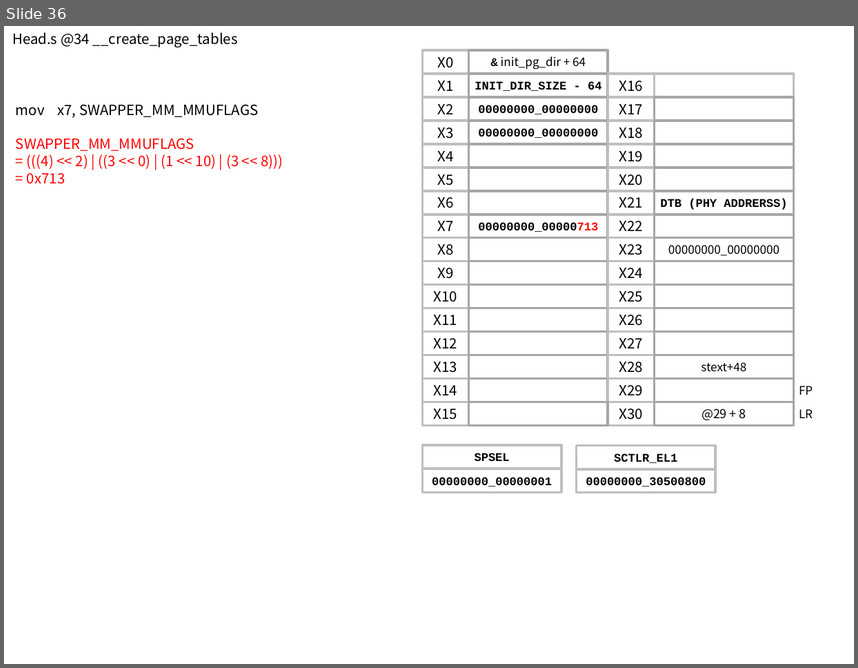
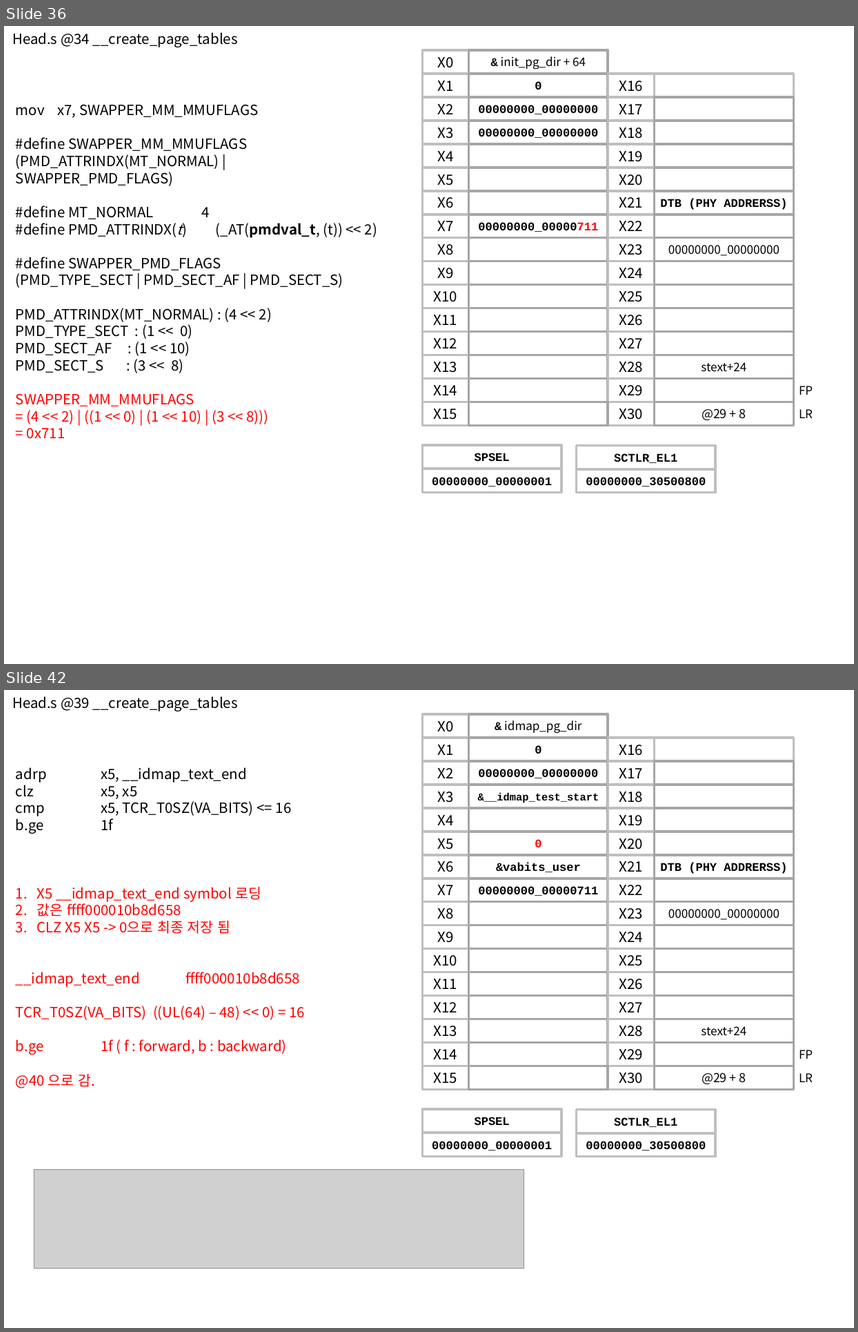
Before and after one commit to iamroot16a/study, a slide deck: 분석자료/head.S/head.s.pptx. Shown one above the other, each under a label of ours: slide 36 before the commit, slides 36 and 42 after it; the slides between them are not shown. The pictures are 858x668 and 858x1332 pixels, drawn with LibreOffice and Linux fonts; fonts in the diff are those of the drawing; grey boxes stand for pictures. Boxes give left, top, right and bottom in pixels: in the first picture for what was removed or moved away, otherwise in the second. Text is boxed around its words. In the diff, an @@ line names an element or a change of style, - is before the commit and + after.

Commit message:
[07주차.수정] 전반부 분석 내용 저장

```diff
--- a/분석자료/head.S/head.s.pptx
+++ b/분석자료/head.S/head.s.pptx
@@ slide 42 added at <box>4,690,854,1328</box>, background #FFFFFF @@
@@ text added at <box>12,696,238,711</box>, 12 pt, text #000000 @@
+Head.s @39 __create_page_tables
@@ text added at <box>16,767,305,1054</box>, 12 pt, text #FF0000 @@
+adrp x5, __idmap_text_end
+clz x5, x5
+cmp x5, TCR_T0SZ(VA_BITS) <= 16
+b.ge 1f
+1. X5 __idmap_text_end symbol 로딩
+2. 값은 ffff000010b8d658
+3. CLZ X5 X5 -> 0으로 최종 저장 됨
+__idmap_text_end ffff000010b8d658
+TCR_T0SZ(VA_BITS) ((UL(64) – 48) << 0) = 16
+b.ge 1f ( f : forward, b : backward)
+@40 으로 감.
@@ group added at <box>422,715,813,1090</box>: 62 rectangles, 2 texts @@
+X0
+& idmap_pg_dir
+X1
+0
+X2
+00000000_00000000
+X3
+&__idmap_test_start
+X4
+X5
+0
+X6
+&vabits_user
+X7
+00000000_00000711
+X8
+X9
+X10
+X11
+X12
+X13
+X14
+X16
+X17
+X18
+X19
+X20
+X21
+DTB (PHY ADDRERSS)
+X22
+X23
+00000000_00000000
+X24
+X25
+X26
+X27
+X28
+stext+24
+X29
+X30
+@29 + 8
+X15
+FP
+LR
@@ rectangle added at <box>422,1109,562,1133</box>, outline #BFBFBF 2 pt, 10 pt, text #000000, bold @@
+SPSEL
@@ rectangle added at <box>576,1109,715,1133</box>, outline #BFBFBF 2 pt, 10 pt, text #000000, bold @@
+SCTLR_EL1
@@ rectangle added at <box>422,1133,562,1156</box>, outline #BFBFBF 2 pt, 10 pt, text #000000, bold @@
+00000000_00000001
@@ rectangle added at <box>576,1133,715,1156</box>, outline #BFBFBF 2 pt, 10 pt, text #000000, bold @@
+00000000_30500800
@@ picture added at <box>34,1170,524,1268</box> @@
@@ slide 36 changed as well @@
@@ text in rectangle at <box>535,81,542,89</box>: text changed @@
-INIT_DIR_SIZE - 64
+0
@@ text at <box>16,137,377,373</box>: paragraphs added @@
+#define SWAPPER_MM_MMUFLAGS
+(PMD_ATTRINDX(MT_NORMAL) | SWAPPER_PMD_FLAGS)
+#define MT_NORMAL 4
+#define PMD_ATTRINDX(t) (_AT(pmdval_t, (t)) << 2)
+#define SWAPPER_PMD_FLAGS
+(PMD_TYPE_SECT | PMD_SECT_AF | PMD_SECT_S)
+PMD_ATTRINDX(MT_NORMAL) : (4 << 2)
+PMD_TYPE_SECT : (1 << 0)
+PMD_SECT_AF : (1 << 10)
+PMD_SECT_S : (3 << 8)
@@ text in rectangle at <box>478,222,598,232</box>: text changed @@
-00000000_00000713
+00000000_00000711
@@ text in rectangle at <box>701,362,746,372</box>: text changed @@
-stext+48
+stext+24
@@ text at <box>27,410,269,439</box>: text changed @@
-= (((4) << 2) | ((3 << 0) | (1 << 10) | (3 << 8)))
-= 0x713
+= (4 << 2) | ((1 << 0) | (1 << 10) | (3 << 8)))
+= 0x711
```
Also in this commit, not shown: 9 other slides changed, 11 other slides added, 2 other files.
